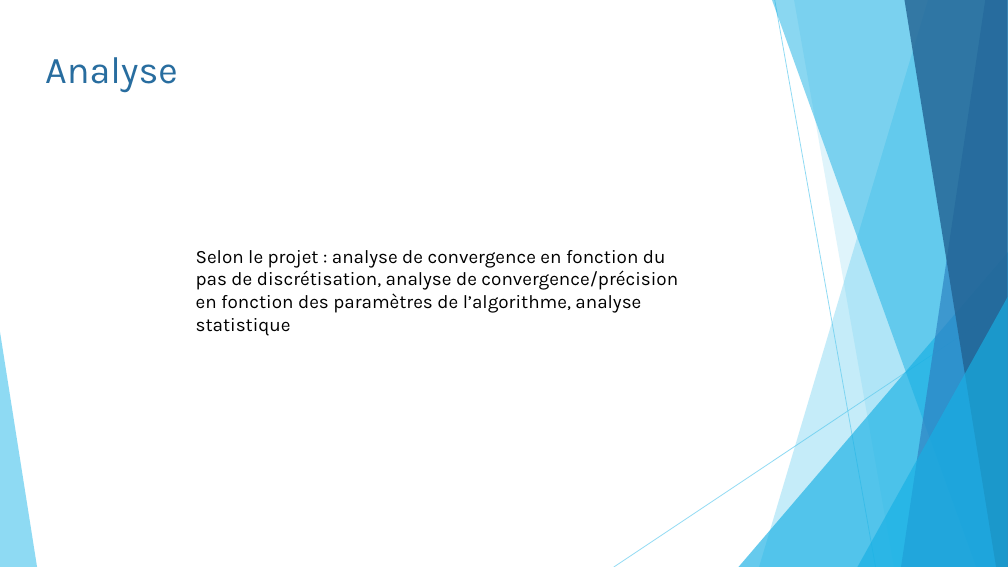
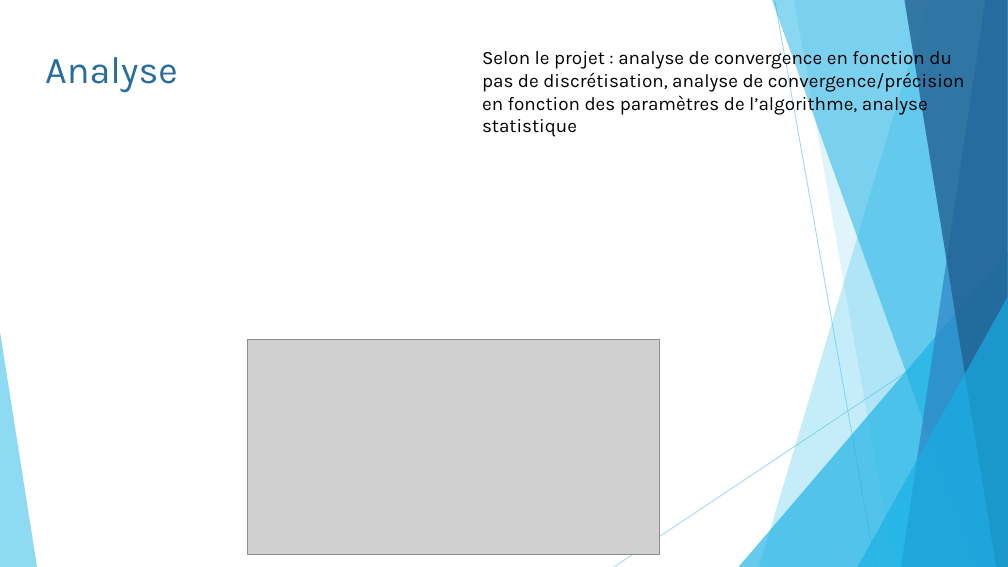
Before and after one commit to pierreluc-plt/ProjetSimulation, a slide deck: slide 20 of Oral/Présentation_Eq11.pptx (slide 19 before the commit). Drawn at 1008x567 pixels with LibreOffice and Linux fonts; fonts in the diff are those of the drawing; grey boxes stand for pictures. Boxes give left, top, right and bottom in pixels: in the first picture for what was removed or moved away, otherwise in the second. Text is boxed around its words. In the diff, an @@ line names an element or a change of style, - is before the commit and + after.

```diff
--- a/Oral/Présentation_Eq11.pptx
+++ b/Oral/Présentation_Eq11.pptx
@@ text "Selon le projet : analyse ..." rewrapped from bbox=[196, 250, 678, 336] to bbox=[482, 47, 965, 137] @@
@@ picture added at bbox=[248, 340, 660, 554] @@
```
Also in this commit, not shown: 8 other slides changed, 1 slide added.
